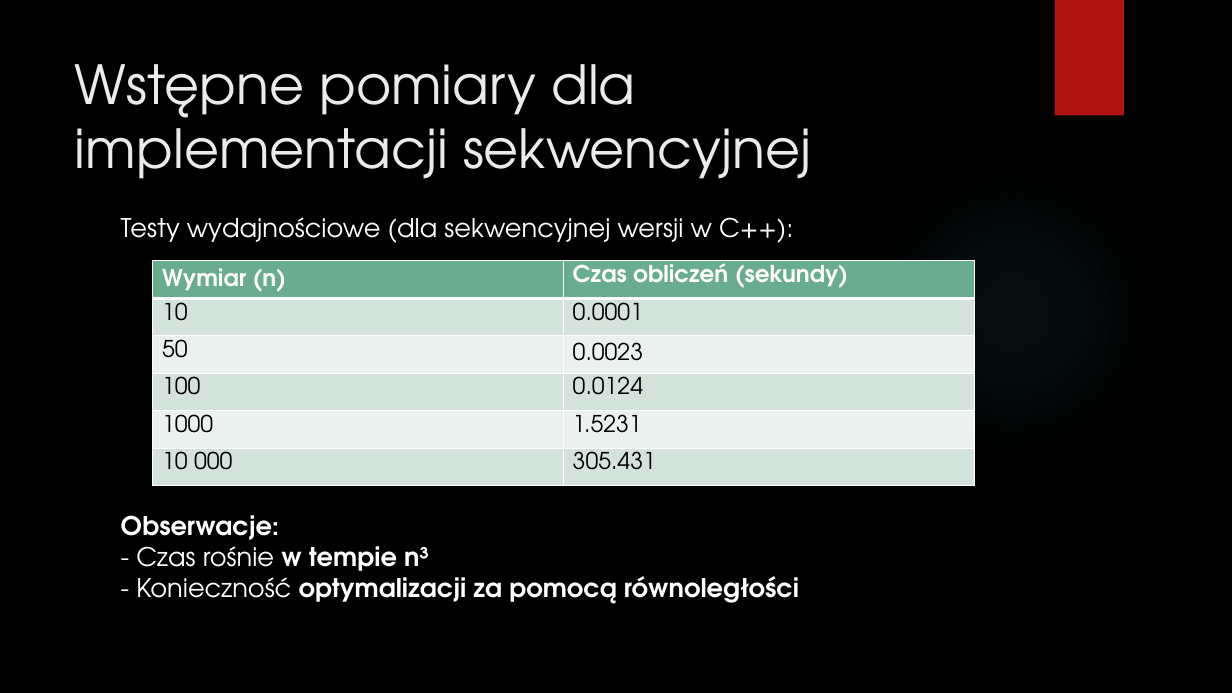
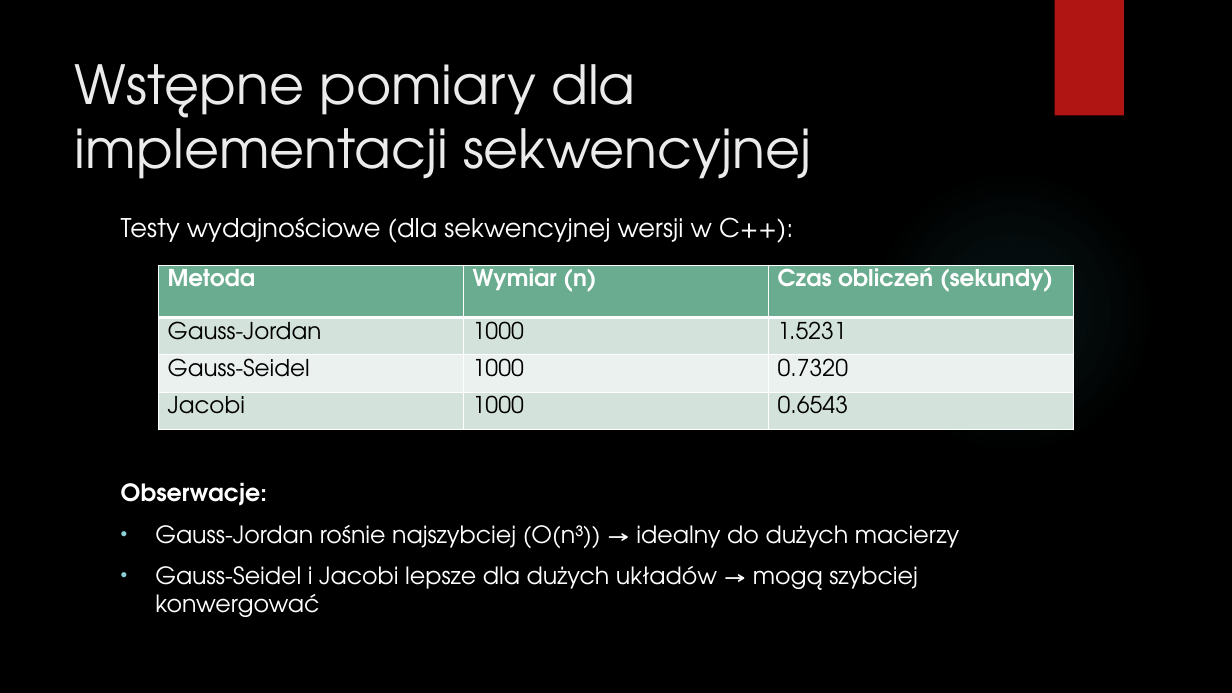
Before and after one commit to DawidGarncarek/Studia-Stopien-II, a slide deck: slide 6 of Semestr 2/Programowanie współbieżne i rozproszone/Projekt_wykład/Prezentacja_cz1.pptx. Drawn at 1232x693 pixels with LibreOffice and Linux fonts; fonts in the diff are those of the drawing; background and template pictures are left out. Boxes give left, top, right and bottom in pixels: in the first picture for what was removed or moved away, otherwise in the second. Text is boxed around its words. In the diff, an @@ line names an element or a change of style, - is before the commit and + after.

```diff
--- a/Semestr 2/Programowanie współbieżne i rozproszone/Projekt_wykład/Prezentacja_cz1.pptx
+++ b/Semestr 2/Programowanie współbieżne i rozproszone/Projekt_wykład/Prezentacja_cz1.pptx
@@ table at [158, 265, 1073, 443] @@
-Wymiar (n) | Czas obliczeń (sekundy)
-10 | 0.0001
-50 | 0.0023
-100 | 0.0124
-1000 | 1.5231
-10 000 | 305.431
+Metoda | Wymiar (n) | Czas obliczeń (sekundy)
+Gauss-Jordan | 1000 | 1.5231
+Gauss-Seidel | 1000 | 0.7320
+Jacobi | 1000 | 0.6543
@@ table: place and size @@
-table at [152, 261, 973, 485]
+table at [158, 265, 1073, 443]
@@ text at [121, 482, 960, 617]: text changed; size 20 to 18.5 pt; bold off @@
-Obserwacje:
-- Czas rośnie w tempie n³
-- Konieczność optymalizacji za pomocą równoległości
+Obserwacje:
+• Gauss-Jordan rośnie najszybciej (O(n³)) → idealny do dużych macierzy
+• Gauss-Seidel i Jacobi lepsze dla dużych układów → mogą szybciej konwergować
```
Also in this commit, not shown: 5 other slides changed, 1 slide added, 1 slide removed, 3 other files.
